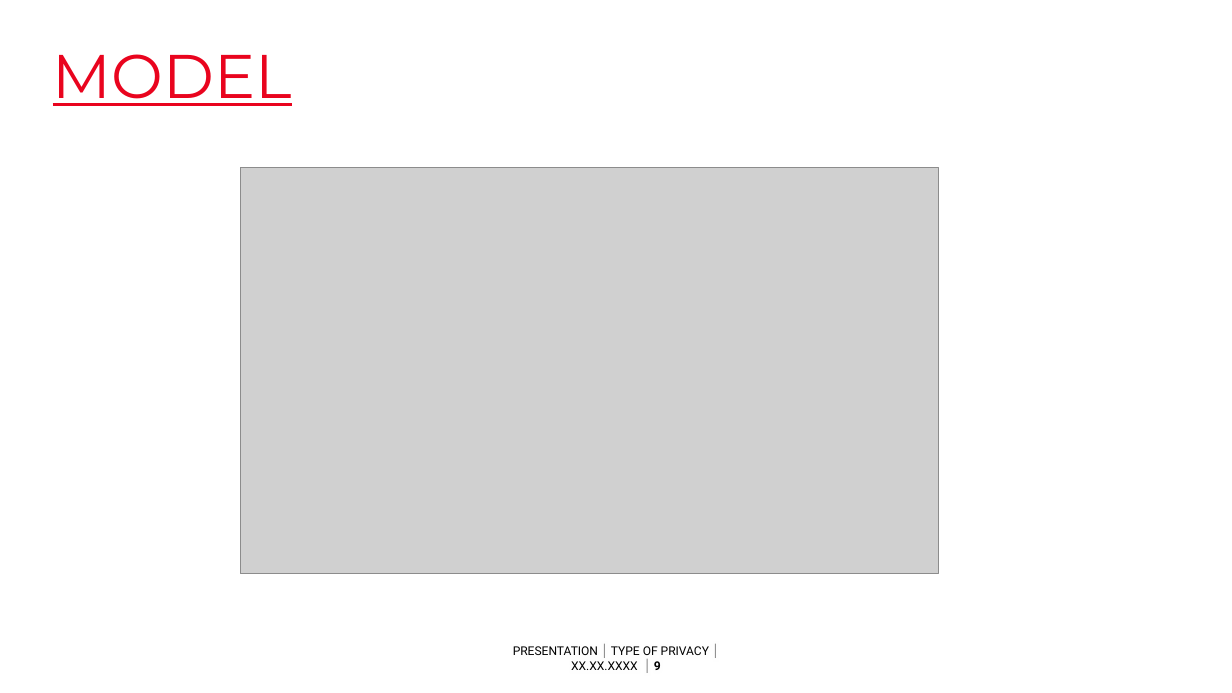
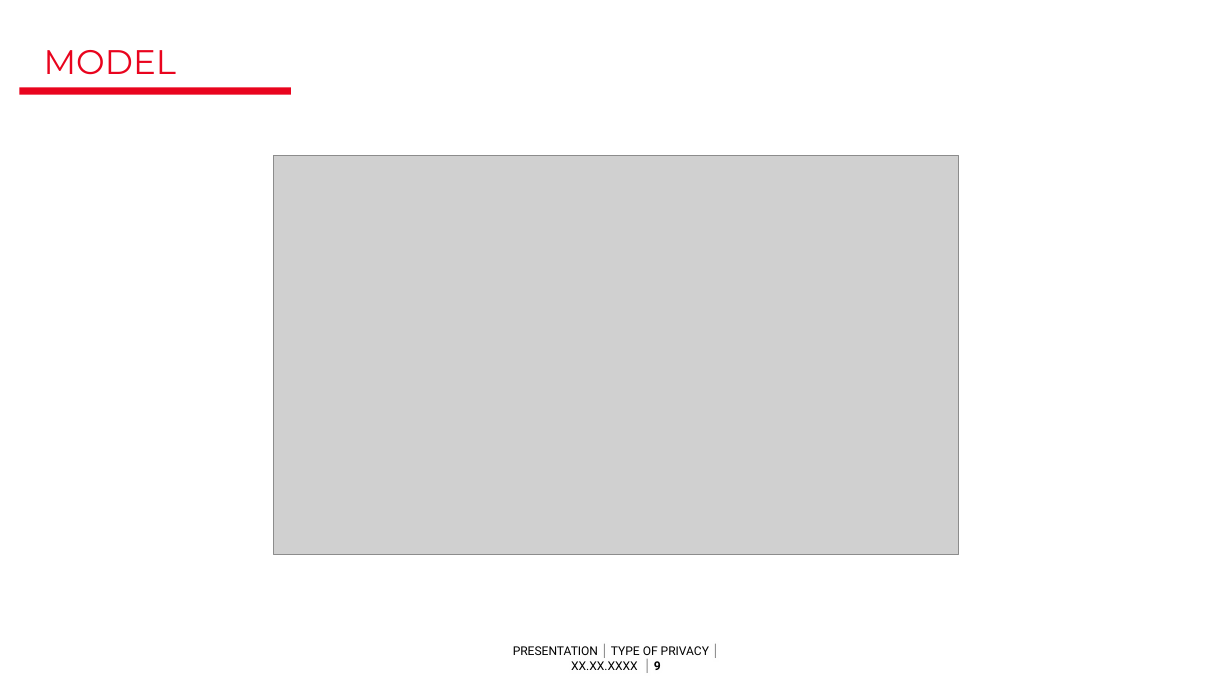
Before and after one commit to amanagrawal151/data-anonymiser, a slide deck: slide 9 of SGBOTS.pptx. Drawn at 1232x693 pixels with LibreOffice and Linux fonts; fonts in the diff are those of the drawing; grey boxes stand for pictures; background and template pictures are left out. Boxes give left, top, right and bottom in pixels: in the first picture for what was removed or moved away, otherwise in the second. Text is boxed around its words. In the diff, an @@ line names an element or a change of style, - is before the commit and + after.

```diff
--- a/SGBOTS.pptx
+++ b/SGBOTS.pptx
@@ text "MODEL" at (x1=44, y1=50, x2=176, y2=75): size 48 to 26.7 pt, underline off; more space between paragraphs; vertical alignment top to bottom @@
@@ rectangle added at (x1=19, y1=87, x2=291, y2=94), fill #E9041E @@
@@ picture resized from (x1=240, y1=167, x2=938, y2=574) to (x1=274, y1=155, x2=959, y2=555) @@
```
Also in this commit, not shown: 15 other slides changed, 2 slides added, 1 slide removed.
